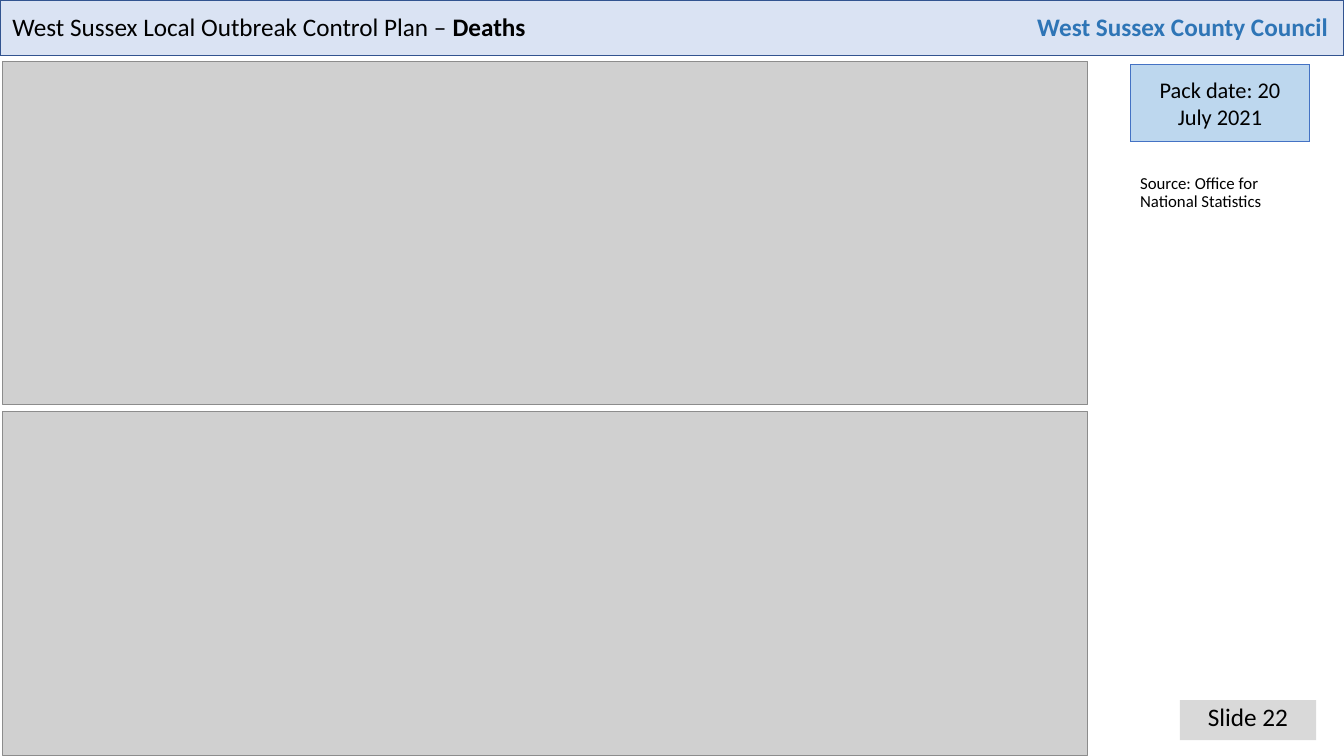
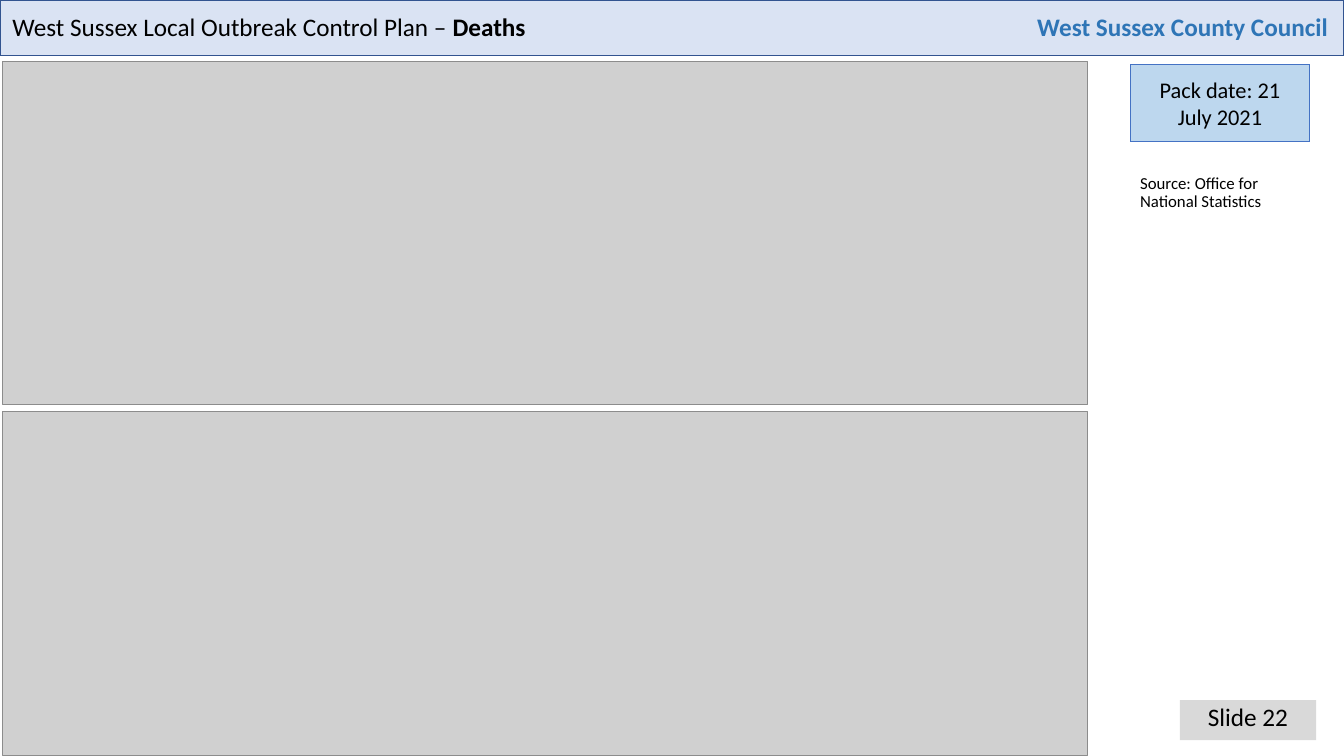
Before and after one commit to psychty/wsx_covid_datapack_public, a slide deck: slide 22 of Latest_West_Sussex_C19_slide_deck.pptx. Drawn at 1344x756 pixels with LibreOffice and Linux fonts; fonts in the diff are those of the drawing; grey boxes stand for pictures. Boxes give left, top, right and bottom in pixels: in the first picture for what was removed or moved away, otherwise in the second. Text is boxed around its words. In the diff, an @@ line names an element or a change of style, - is before the commit and + after.

```diff
--- a/Latest_West_Sussex_C19_slide_deck.pptx
+++ b/Latest_West_Sussex_C19_slide_deck.pptx
@@ text in rectangle at <box>1160,82,1281,129</box>: text changed @@
-Pack date: 20 July 2021
+Pack date: 21 July 2021
```
Also in this commit, not shown: 21 other slides changed, 59 other files.
